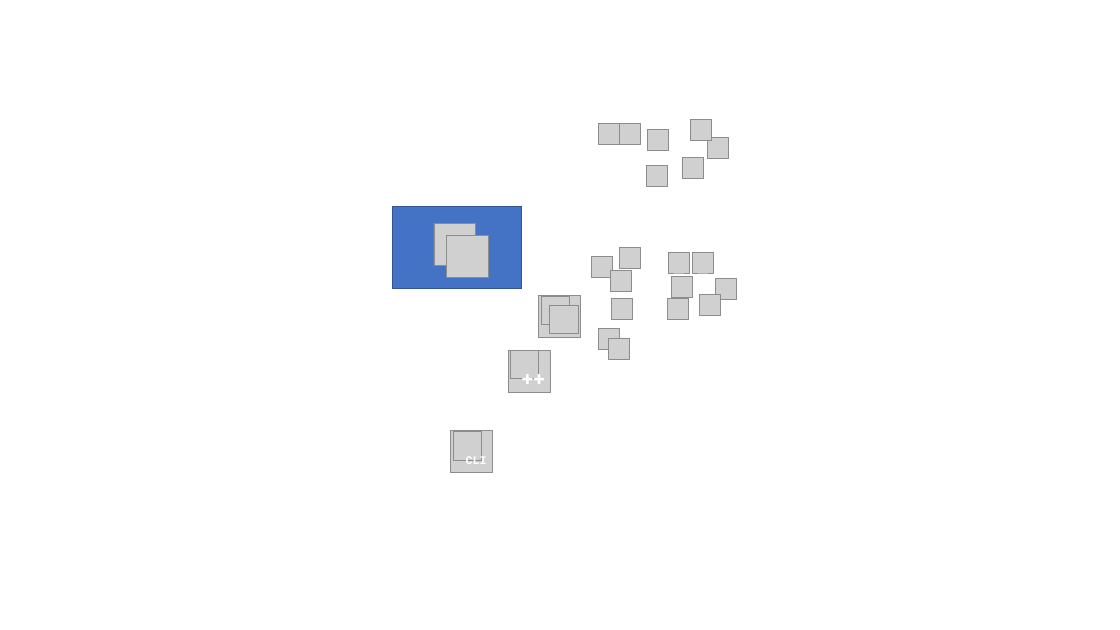
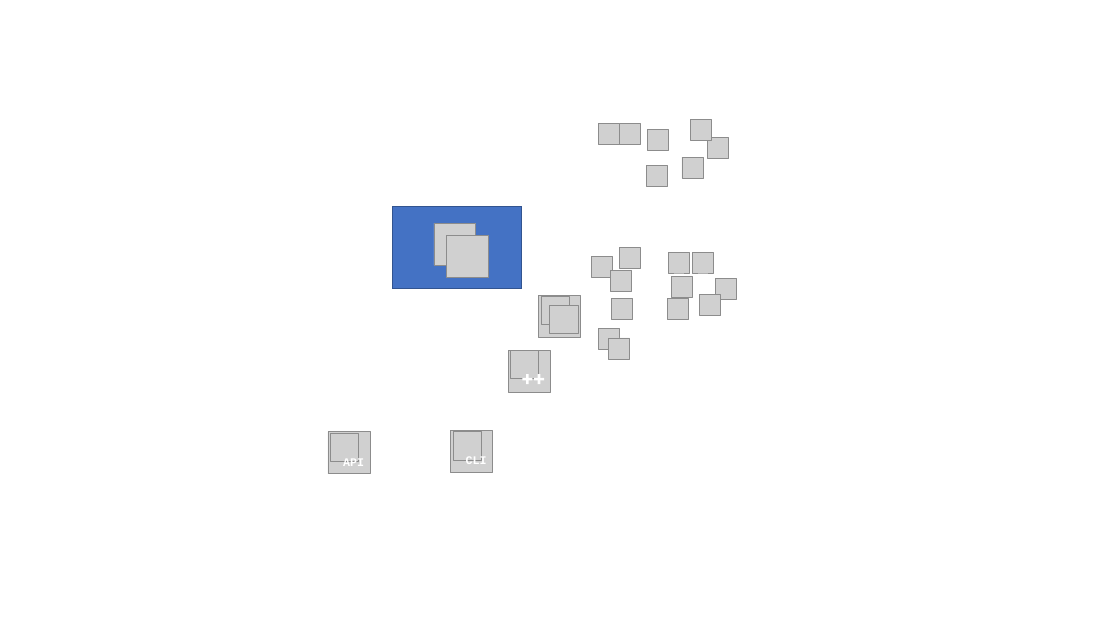
Before and after one commit to Astemes/astemes-lunit, a slide deck: slide 1 of docs/Style/Icon Graphics.pptx. Drawn at 1120x630 pixels with LibreOffice and Linux fonts; fonts in the diff are those of the drawing; grey boxes stand for pictures; background and template pictures are left out. Boxes give left, top, right and bottom in pixels: in the first picture for what was removed or moved away, otherwise in the second. Text is boxed around its words. In the diff, an @@ line names an element or a change of style, - is before the commit and + after.

```diff
--- a/docs/Style/Icon Graphics.pptx
+++ b/docs/Style/Icon Graphics.pptx
@@ picture added at box(329, 432, 371, 474) @@
@@ picture added at box(331, 434, 360, 462) @@
@@ text added at box(343, 457, 364, 466), 10 pt, text #FFFFFF, bold @@
+API
```
Also in this commit, not shown: 3 other files.
